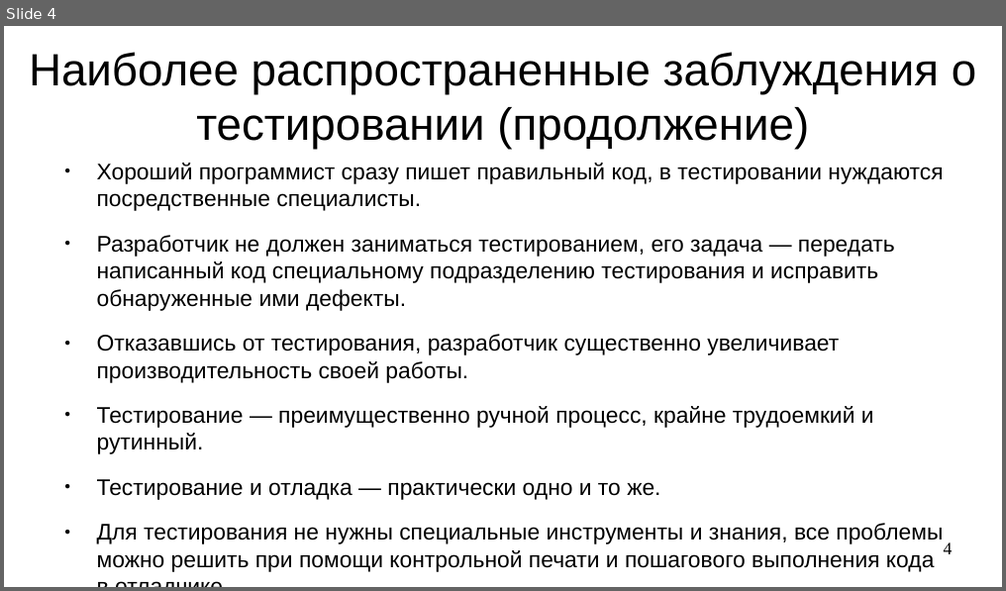
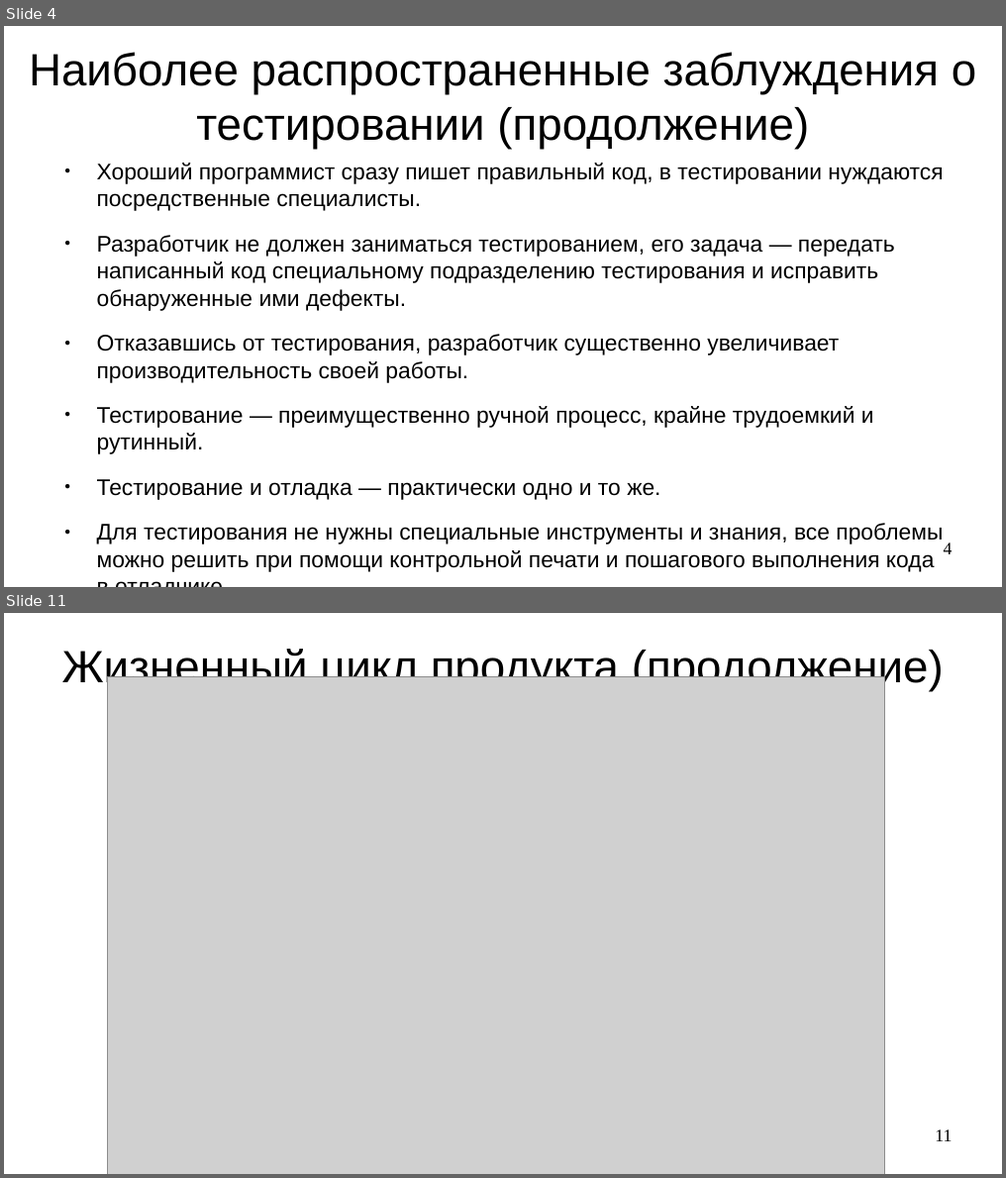
Before and after one commit to steelcraft/stud-lab, a slide deck: Лекции/CAUTTDD01#L1.odp. Shown one above the other, each under a label of ours: slide 4 before the commit, slides 4 and 11 after it; the slides between them are not shown. The pictures are 1006x591 and 1006x1178 pixels, drawn with LibreOffice and Linux fonts; fonts in the diff are those of the drawing; grey boxes stand for pictures. Boxes give left, top, right and bottom in pixels: in the first picture for what was removed or moved away, otherwise in the second. Text is boxed around its words. In the diff, an @@ line names an element or a change of style, - is before the commit and + after.

```diff
--- a/Лекции/CAUTTDD01#L1.odp
+++ b/Лекции/CAUTTDD01#L1.odp
@@ slide 11 added at [4, 613, 1002, 1174], background #FFFFFF @@
@@ title added at [62, 647, 944, 691], 36 pt, text #000000 @@
+Жизненный цикл продукта (продолжение)
@@ picture added at [107, 677, 885, 1174] @@
@@ page number added at [935, 1130, 951, 1142], 14 pt, text #000000 @@
+11
```
Also in this commit, not shown: 2 slides changed, 6 other slides added, 2 slides removed.
